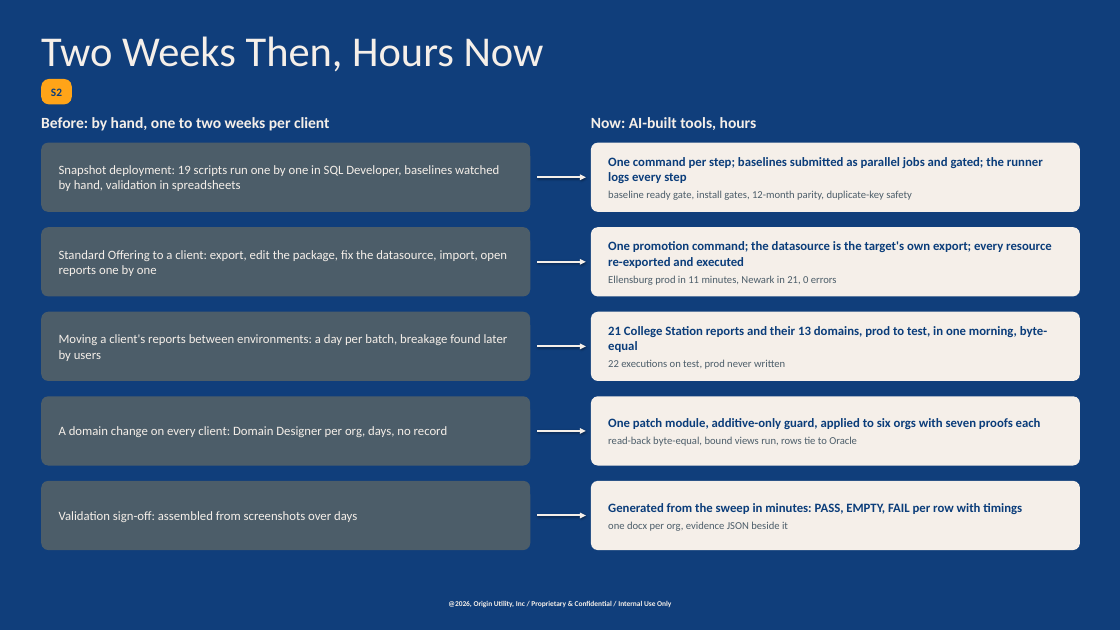
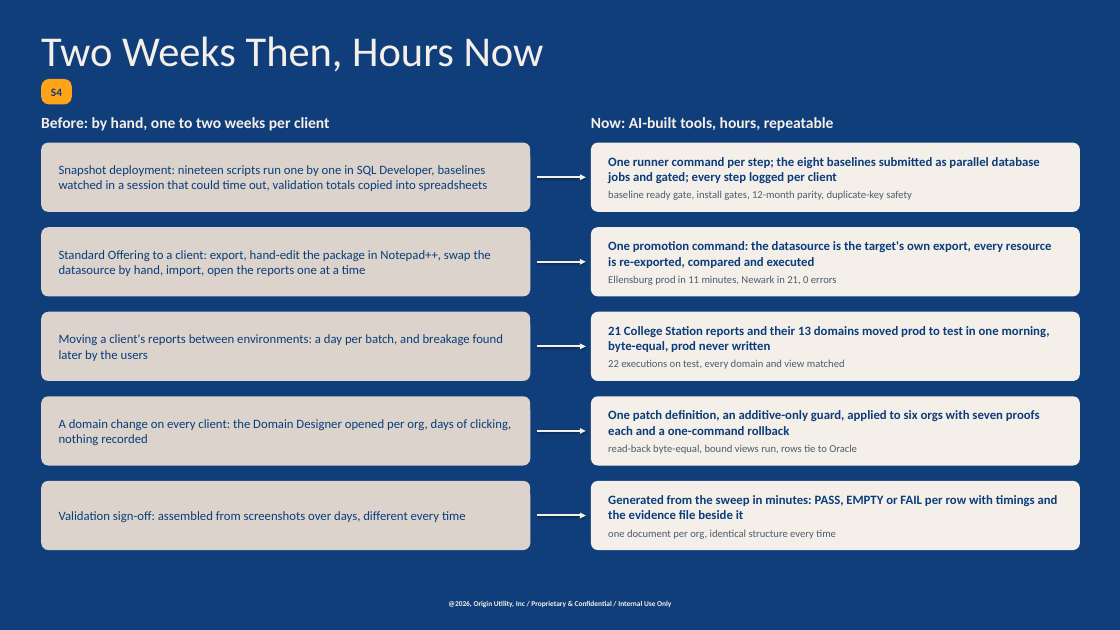
Before and after one commit to chasepowers59/OriginBA, a slide deck: slide 5 of jaspersoft/docs/OriginBA_Automated_Deployment.pptx (slide 3 before the commit). Drawn at 1120x630 pixels with LibreOffice and Linux fonts; fonts in the diff are those of the drawing; background and template pictures are left out; a plain dark background stands for a picture behind light text. Boxes give left, top, right and bottom in pixels: in the first picture for what was removed or moved away, otherwise in the second. Text is boxed around its words. In the diff, an @@ line names an element or a change of style, - is before the commit and + after.

```diff
--- a/jaspersoft/docs/OriginBA_Automated_Deployment.pptx
+++ b/jaspersoft/docs/OriginBA_Automated_Deployment.pptx
@@ text in rounded rectangle at [51, 88, 62, 96]: text changed @@
-S2
+S4
@@ text at [591, 117, 834, 131]: text changed @@
-Now: AI-built tools, hours
+Now: AI-built tools, hours, repeatable
@@ fill #4C5D69 to #DBD3CC in 5 elements at [41, 312, 530, 381], [41, 481, 530, 550], [41, 396, 530, 466], [41, 227, 530, 296], [41, 143, 530, 212] @@
@@ text in rounded rectangle at [59, 165, 488, 191]: text changed; text colour #F5EFE9 to #0B3D7A @@
-Snapshot deployment: 19 scripts run one by one in SQL Developer, baselines watched by hand, validation in spreadsheets
+Snapshot deployment: nineteen scripts run one by one in SQL Developer, baselines watched in a session that could time out, validation totals copied into spreadsheets
@@ text in rounded rectangle at [608, 157, 1040, 183]: text changed @@
-One command per step; baselines submitted as parallel jobs and gated; the runner logs every step
+One runner command per step; the eight baselines submitted as parallel database jobs and gated; every step logged per client
@@ text in rounded rectangle at [59, 250, 491, 276]: text changed; text colour #F5EFE9 to #0B3D7A @@
-Standard Offering to a client: export, edit the package, fix the datasource, import, open reports one by one
+Standard Offering to a client: export, hand-edit the package in Notepad++, swap the datasource by hand, import, open the reports one at a time
@@ text in rounded rectangle at [608, 241, 1052, 268]: text changed @@
-One promotion command; the datasource is the target's own export; every resource re-exported and executed
+One promotion command: the datasource is the target's own export, every resource is re-exported, compared and executed
@@ text in rounded rectangle at [608, 326, 1050, 369]: text changed @@
-21 College Station reports and their 13 domains, prod to test, in one morning, byte-equal
-22 executions on test, prod never written
+21 College Station reports and their 13 domains moved prod to test in one morning, byte-equal, prod never written
+22 executions on test, every domain and view matched
@@ text in rounded rectangle at [59, 334, 503, 361]: text changed; text colour #F5EFE9 to #0B3D7A @@
-Moving a client's reports between environments: a day per batch, breakage found later by users
+Moving a client's reports between environments: a day per batch, and breakage found later by the users
@@ text in rounded rectangle at [59, 419, 511, 445]: text changed; text colour #F5EFE9 to #0B3D7A @@
-A domain change on every client: Domain Designer per org, days, no record
+A domain change on every client: the Domain Designer opened per org, days of clicking, nothing recorded
@@ text in rounded rectangle at [608, 410, 1040, 435]: text changed @@
-One patch module, additive-only guard, applied to six orgs with seven proofs each
+One patch definition, an additive-only guard, applied to six orgs with seven proofs each and a one-command rollback
@@ text in rounded rectangle at [608, 495, 1058, 539]: text changed @@
-Generated from the sweep in minutes: PASS, EMPTY, FAIL per row with timings
-one docx per org, evidence JSON beside it
+Generated from the sweep in minutes: PASS, EMPTY or FAIL per row with timings and the evidence file beside it
+one document per org, identical structure every time
@@ text in rounded rectangle at [59, 511, 466, 522]: text changed; text colour #F5EFE9 to #0B3D7A @@
-Validation sign-off: assembled from screenshots over days
+Validation sign-off: assembled from screenshots over days, different every time
```
Also in this commit, not shown: 9 other slides changed, 6 slides added, 2 slides removed, 4 other files.
